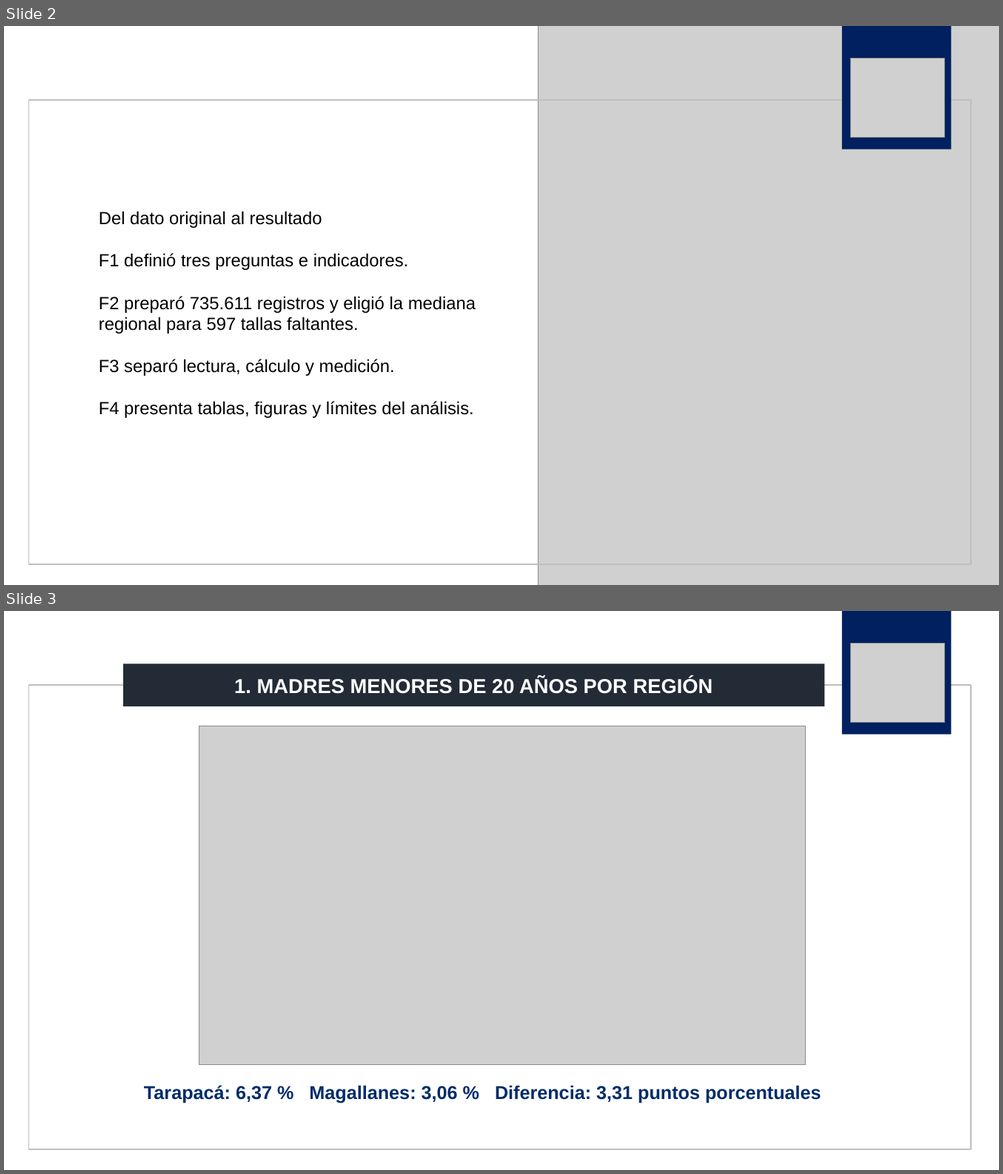
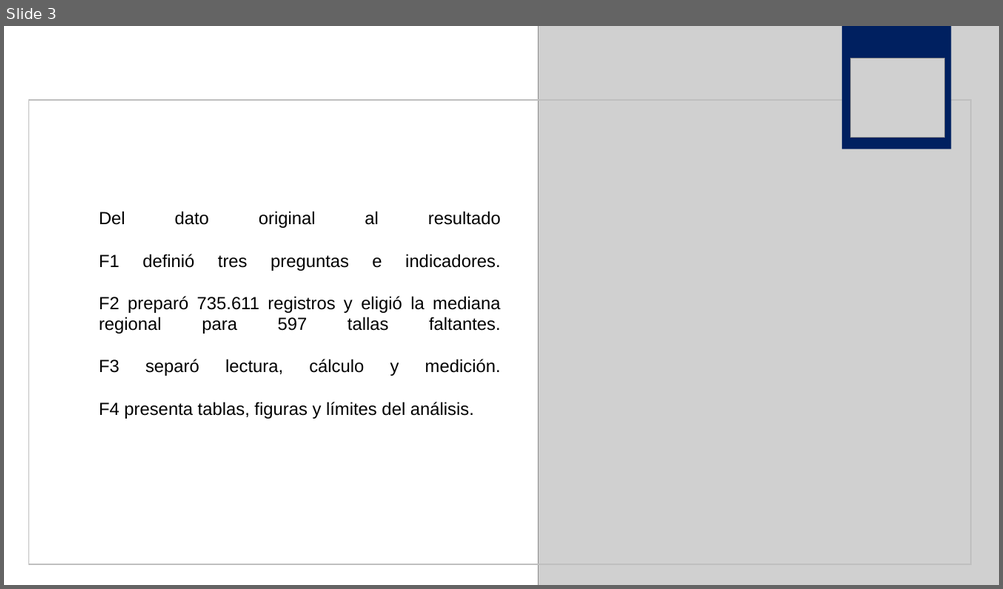
Before and after one commit to jorgealtamiranonavarrete-art/proyecto-grupo2, a slide deck: F4/f4_presentacion_grupo2.pptx. Shown one above the other, each under a label of ours: slides 2 and 3 before the commit, slide 3 after it. The pictures are 1003x1174 and 1003x589 pixels, drawn with LibreOffice and Linux fonts; fonts in the diff are those of the drawing; grey boxes stand for pictures. Boxes give left, top, right and bottom in pixels: in the first picture for what was removed or moved away, otherwise in the second. Text is boxed around its words. In the diff, an @@ line names an element or a change of style, - is before the commit and + after.

```diff
--- a/F4/f4_presentacion_grupo2.pptx
+++ b/F4/f4_presentacion_grupo2.pptx
@@ slide 3 removed at [4,611,999,1170], background #FFFFFF @@
@@ rectangle removed at [842,611,950,734] @@
@@ picture removed at [851,643,945,722] @@
@@ rectangle removed at [123,664,825,706] @@
-1. MADRES MENORES DE 20 AÑOS POR REGIÓN
@@ rectangle removed at [28,685,971,1150] @@
@@ picture removed at [199,726,805,1065] @@
@@ text removed at [144,1085,821,1104] @@
-Tarapacá: 6,37 % Magallanes: 3,06 % Diferencia: 3,31 puntos porcentuales
@@ what was slide 2 is now slide 3 @@
@@ slide 3 changed as well @@
@@ text "Del dato original al resultado ..." at [99,211,501,419]: alignment left to justified @@
```
Also in this commit, not shown: 2 other slides changed, 16 slides added, 2 other slides removed.
